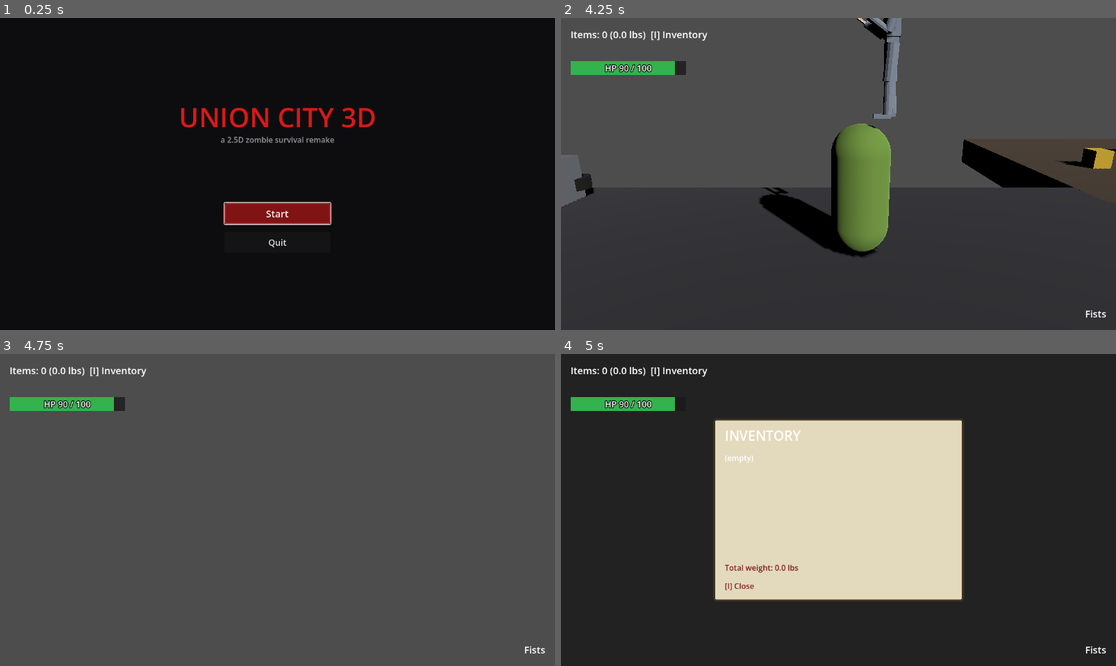
Above: before the commit, frames 1-4 (two rows, left to right).
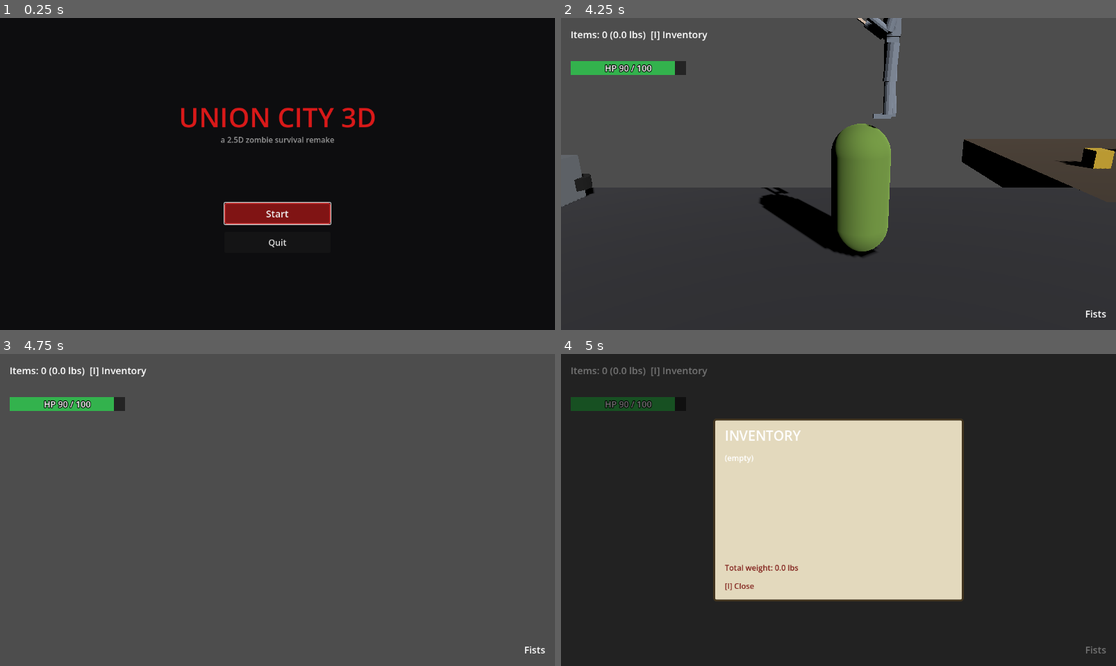
Above: after the commit, the same moments.

Repository: Natkiio/union-city-3d-remake
Game: Godot game, scene res://scenes/ui/main_menu.tscn
Same seed, same stepped clock (60 frames per second), same inputs: the game is played once before the commit and once after it.
Inputs (mouse positions are in pixels of both pictures, inside the frame that each line leads up to):
- Up to frame 1 (0.25 s): no input
- Up to frame 2 (4.25 s): click "Start" at 0.5 s; tap Enter at 1.25 s; move the mouse to (960, 158) at 1.27 s; press the mouse at (960, 158) at 1.28 s; hold D (move_right) 1.28-2.03 s; tap W (jump) at 1.52, 2.27, 3.77 s; move the mouse to (727, 189) at 2.02 s; release the mouse at (727, 189) at 2.03 s; hold A (move_left) 2.03-2.78 s; tap 1 (equip_fists) at 2.1 s; move the mouse to (894, 105) at 2.77 s; hold D (move_right) from 2.78 s (still down); tap 2 (equip_gun) at 2.85 s; move the mouse to (810, 236) at 3.52 s; tap E (interact) at 3.6 s
- Up to frame 3 (4.75 s): move the mouse to (444, 556) at 4.27 s; release D (move_right) at 4.28 s; hold A (move_left) from 4.28 s (still down); tap Space (shove) at 4.35 s; tap W (jump) at 4.52 s
- Up to frame 4 (5 s): keep holding A (move_left); tap I (toggle_inventory) at 4.9 s

Frames 1-3 are identical in both runs. In frame 4, 1.1% of the frame differs, in the area x 1-99%, y 4-96%.

Commit message:
Add port foundation: Data and Events autoloads, stateful reset convention, stub systems, test runner, port plan

Diff:
--- a/project.godot
+++ b/project.godot
@@ -20,6 +20,16 @@
 
 [autoload]
 
+Data="*res://scripts/core/data.gd"
+Events="*res://scripts/core/events.gd"
+Stats="*res://scripts/core/stats.gd"
+Clock="*res://scripts/core/clock.gd"
+Survival="*res://scripts/core/survival.gd"
+Director="*res://scripts/core/director.gd"
+Quests="*res://scripts/core/quests.gd"
+World="*res://scripts/core/world.gd"
+SaveGame="*res://scripts/core/save_game.gd"
+Sfx="*res://scripts/core/sfx.gd"
 Inventory="*res://scripts/inventory.gd"
 GameState="*res://scripts/game_state.gd"
 LootState="*res://scripts/loot_state.gd"
--- /dev/null
+++ b/scripts/core/clock.gd
@@ -0,0 +1,19 @@
+extends Node
+## Autoload "Clock" (stub). Game time (game minutes, hour, day), lighting preset id for the current time, minute/hour signals. Spec: sections 4 and 9. Owner: survival workstream.
+## Stateful systems join group "stateful" and implement reset(), to_dict(),
+## from_dict(d); see docs/PORT_PLAN.md.
+
+func _ready() -> void:
+	add_to_group("stateful")
+
+
+func reset() -> void:
+	pass
+
+
+func to_dict() -> Dictionary:
+	return {}
+
+
+func from_dict(_d: Dictionary) -> void:
+	pass
--- /dev/null
+++ b/scripts/core/data.gd
@@ -0,0 +1,65 @@
+extends Node
+## Autoload "Data": loads and caches the JSON tables.
+## Data.table("weapon") reads data/original/weapon.json; world tables use a
+## subfolder name, e.g. Data.table("world/l16"). If data/cork/<same path> exists
+## it is deep-merged over the original, so Cork content overrides names, text
+## and the map without editing the extracted originals.
+
+const ORIGINAL_DIR := "res://data/original/"
+const CORK_DIR := "res://data/cork/"
+
+var _cache: Dictionary = {}
+
+
+func table(table_name: String) -> Dictionary:
+	if _cache.has(table_name):
+		return _cache[table_name]
+	var merged: Dictionary = _read(ORIGINAL_DIR + table_name + ".json")
+	var cork: Dictionary = _read(CORK_DIR + table_name + ".json")
+	if not cork.is_empty():
+		_merge(merged, cork)
+	_cache[table_name] = merged
+	return merged
+
+
+## One record of a table, or {} if missing. Data.entry("enemy", "zombieSlow").
+func entry(table_name: String, key: String) -> Dictionary:
+	var rec: Variant = table(table_name).get(key, {})
+	return rec if rec is Dictionary else {}
+
+
+func has_table(table_name: String) -> bool:
+	return not table(table_name).is_empty()
+
+
+## Turns a text value from the tables into a string. Plain strings pass through;
+## {"template": "Hi {PartnerName}", "placeholders": [...]} gets each {name}
+## replaced from ctx. Unknown placeholders are left in place.
+func text(value: Variant, ctx: Dictionary = {}) -> String:
+	if value is String:
+		return value
+	if value is Dictionary and value.has("template"):
+		var out: String = value["template"]
+		for key in value.get("placeholders", []):
+			if ctx.has(key):
+				out = out.replace("{%s}" % key, str(ctx[key]))
+		return out
+	return ""
+
+
+func _read(path: String) -> Dictionary:
+	if not FileAccess.file_exists(path):
+		return {}
+	var parsed: Variant = JSON.parse_string(FileAccess.get_file_as_string(path))
+	if parsed is Dictionary:
+		return parsed
+	push_error("Data: %s is not a JSON object" % path)
+	return {}
+
+
+func _merge(base: Dictionary, over: Dictionary) -> void:
+	for key in over:
+		if base.get(key) is Dictionary and over[key] is Dictionary:
+			_merge(base[key], over[key])
+		else:
+			base[key] = over[key]
--- /dev/null
+++ b/scripts/core/director.gd
@@ -0,0 +1,19 @@
+extends Node
+## Autoload "Director" (stub). Zombie threat budget, spawn requests, rushes, breaks, droppers for the current location. Spec: section 5. Owner: zombie-director workstream.
+## Stateful systems join group "stateful" and implement reset(), to_dict(),
+## from_dict(d); see docs/PORT_PLAN.md.
+
+func _ready() -> void:
+	add_to_group("stateful")
+
+
+func reset() -> void:
+	pass
+
+
+func to_dict() -> Dictionary:
+	return {}
+
+
+func from_dict(_d: Dictionary) -> void:
+	pass
--- /dev/null
+++ b/scripts/core/events.gd
@@ -0,0 +1,38 @@
+extends Node
+## Autoload "Events": the game's signal bus. Systems emit and listen here
+## instead of calling each other, so a workstream can change without breaking
+## the others. Add a signal when a second system needs to react to something;
+## keep names past tense. Do not remove or rename a signal without checking
+## every listener (grep for "Events.<name>").
+
+# Combat
+signal enemy_killed(enemy_ref: String, danger: int, xp: int)
+signal player_damaged(amount: float, source: Node)
+signal player_died()
+signal shot_fired(weapon_ref: String, noise: float, position: Vector3)
+
+# Progression
+signal xp_gained(amount: int, reason: String)
+signal level_up(new_level: int)
+signal stats_changed()
+
+# Items
+signal item_used(item_name: String)
+signal container_searched(container_id: String)
+
+# World and time
+signal location_entered(location_id: String)
+signal minute_passed(game_minute: int)
+signal hour_changed(hour: int)
+signal rush_started()
+signal rush_ended()
+
+# Story
+signal quest_changed(quest_id: String, state: String)
+signal dialogue_started(npc_id: String)
+signal dialogue_ended(npc_id: String)
+signal trigger_fired(trigger_id: String)
+
+# Run lifecycle
+signal run_started()
+signal run_reset()
--- /dev/null
+++ b/scripts/core/quests.gd
@@ -0,0 +1,19 @@
+extends Node
+## Autoload "Quests" (stub). Quest and NPC state, triggers, rewards, unlocks. Spec: section 11. Owner: story workstream.
+## Stateful systems join group "stateful" and implement reset(), to_dict(),
+## from_dict(d); see docs/PORT_PLAN.md.
+
+func _ready() -> void:
+	add_to_group("stateful")
+
+
+func reset() -> void:
+	pass
+
+
+func to_dict() -> Dictionary:
+	return {}
+
+
+func from_dict(_d: Dictionary) -> void:
+	pass
--- /dev/null
+++ b/scripts/core/save_game.gd
@@ -0,0 +1,19 @@
+extends Node
+## Autoload "SaveGame" (stub). Collects to_dict() from every node in group 'stateful' and writes/reads the save file. Owner: persistence workstream.
+## Stateful systems join group "stateful" and implement reset(), to_dict(),
+## from_dict(d); see docs/PORT_PLAN.md.
+
+func _ready() -> void:
+	add_to_group("stateful")
+
+
+func reset() -> void:
+	pass
+
+
+func to_dict() -> Dictionary:
+	return {}
+
+
+func from_dict(_d: Dictionary) -> void:
+	pass
--- /dev/null
+++ b/scripts/core/sfx.gd
@@ -0,0 +1,19 @@
+extends Node
+## Autoload "Sfx" (stub). Procedural placeholder sounds: Sfx.play(name). No audio files. Owner: audio workstream.
+## Stateful systems join group "stateful" and implement reset(), to_dict(),
+## from_dict(d); see docs/PORT_PLAN.md.
+
+func _ready() -> void:
+	pass
+
+
+func reset() -> void:
+	pass
+
+
+func to_dict() -> Dictionary:
+	return {}
+
+
+func from_dict(_d: Dictionary) -> void:
+	pass
--- /dev/null
+++ b/scripts/core/stats.gd
@@ -0,0 +1,51 @@
+extends Node
+## Autoload "Stats". Character sheet: attributes, skills, level, XP, derived
+## stats. Spec: docs/ORIGINAL_ANALYSIS.md sections 1-2. Owner: progression.
+##
+## The functions below are the contract other systems code against. Until the
+## progression workstream implements them they return the original's base values.
+
+var level: int = 1
+
+
+func _ready() -> void:
+	add_to_group("stateful")
+
+
+## Attribute value: strength, precision, intellect, endurance, luck. Base 5.
+func attr(_attr_name: String) -> int:
+	return 5
+
+
+## Raw skill points (base 7), e.g. "pistols", "blunt", "searching".
+func skill(_skill_name: String) -> int:
+	return 7
+
+
+## round(skill + attribute * 1.6 - 5). Use this for every skill check.
+func adjusted_skill(_skill_name: String) -> int:
+	return 7
+
+
+func max_health() -> float:
+	return 55.0
+
+
+func carry_weight() -> float:
+	return 50.0
+
+
+func add_xp(_amount: int, _reason: String = "") -> void:
+	pass
+
+
+func reset() -> void:
+	level = 1
+
+
+func to_dict() -> Dictionary:
+	return {"level": level}
+
+
+func from_dict(d: Dictionary) -> void:
+	level = d.get("level", 1)
--- /dev/null
+++ b/scripts/core/survival.gd
@@ -0,0 +1,19 @@
+extends Node
+## Autoload "Survival" (stub). Hunger and sleep meters, penalties, eating, sleeping and waiting. Spec: section 4. Owner: survival workstream.
+## Stateful systems join group "stateful" and implement reset(), to_dict(),
+## from_dict(d); see docs/PORT_PLAN.md.
+
+func _ready() -> void:
+	add_to_group("stateful")
+
+
+func reset() -> void:
+	pass
+
+
+func to_dict() -> Dictionary:
+	return {}
+
+
+func from_dict(_d: Dictionary) -> void:
+	pass
--- /dev/null
+++ b/scripts/core/world.gd
@@ -0,0 +1,19 @@
+extends Node
+## Autoload "World" (stub). Current location, danger level, building/floor/room navigation, travel between sections. Spec: section 12. Owner: world workstream.
+## Stateful systems join group "stateful" and implement reset(), to_dict(),
+## from_dict(d); see docs/PORT_PLAN.md.
+
+func _ready() -> void:
+	add_to_group("stateful")
+
+
+func reset() -> void:
+	pass
+
+
+func to_dict() -> Dictionary:
+	return {}
+
+
+func from_dict(_d: Dictionary) -> void:
+	pass
--- a/scripts/game_state.gd
+++ b/scripts/game_state.gd
@@ -12,3 +12,12 @@
 func consume_spawn() -> float:
 	has_pending_spawn = false
 	return pending_spawn_x
+
+
+## Wipes every stateful system (inventory, loot, stats, quests...) for a new
+## run or after death. Systems join group "stateful" and implement reset().
+func reset_run() -> void:
+	has_pending_spawn = false
+	for node in get_tree().get_nodes_in_group("stateful"):
+		node.reset()
+	Events.run_reset.emit()
--- a/scripts/inventory.gd
+++ b/scripts/inventory.gd
@@ -18,6 +18,22 @@
 ## ammo is the ammo item's count in items. A firearm with no entry yet is
 ## treated as full by the player.
 var magazines: Dictionary = {}
+
+func _ready() -> void:
+	add_to_group("stateful")
+
+func reset() -> void:
+	items.clear()
+	magazines.clear()
+	inventory_changed.emit()
+
+func to_dict() -> Dictionary:
+	return {"items": items.duplicate(true), "magazines": magazines.duplicate(true)}
+
+func from_dict(d: Dictionary) -> void:
+	items = d.get("items", {}).duplicate(true)
+	magazines = d.get("magazines", {}).duplicate(true)
+	inventory_changed.emit()
 
 func get_magazine(item_name: String, default_rounds: int) -> int:
 	return magazines.get(item_name, default_rounds)
--- a/scripts/loot_state.gd
+++ b/scripts/loot_state.gd
@@ -10,6 +10,20 @@
 
 var looted: Dictionary = {}
 var trunk_contents: Dictionary = {}
+
+func _ready() -> void:
+	add_to_group("stateful")
+
+func reset() -> void:
+	looted.clear()
+	trunk_contents.clear()
+
+func to_dict() -> Dictionary:
+	return {"looted": looted.duplicate(true), "trunk_contents": trunk_contents.duplicate(true)}
+
+func from_dict(d: Dictionary) -> void:
+	looted = d.get("looted", {}).duplicate(true)
+	trunk_contents = d.get("trunk_contents", {}).duplicate(true)
 
 func mark_looted(loot_id: String) -> void:
 	looted[loot_id] = true
--- /dev/null
+++ b/tests/test_base.gd
@@ -0,0 +1,57 @@
+extends SceneTree
+## Base for headless tests. A test is a script that extends this file and
+## overrides run():
+##
+##   extends "res://tests/test_base.gd"
+##   func run() -> void:
+##       check("one is one", 1 == 1)
+##
+## Run one:  godot --headless --path . -s tests/test_foo.gd
+## Run all:  tools/run_tests.sh
+## Exit code is the number of failed checks (capped at 1).
+
+var results: Array = []
+
+
+func check(test_name: String, ok: bool, detail: String = "") -> void:
+	results.append([test_name, ok, detail])
+	print("[%s] %s %s" % ["PASS" if ok else "FAIL", test_name, detail])
+
+
+func frames(n: int) -> void:
+	for i in n:
+		await physics_frame
+
+
+func seconds(t: float) -> void:
+	await create_timer(t, true, true).timeout
+
+
+## Instantiates a scene as the current scene (change_scene_to_file does not
+## work from a -s script). Returns the instance.
+func load_scene(path: String) -> Node:
+	var scn: Node = load(path).instantiate()
+	root.add_child(scn)
+	current_scene = scn
+	await frames(5)
+	return scn
+
+
+## Autoload by name, e.g. autoload("Inventory").
+func autoload(autoload_name: String) -> Node:
+	return root.get_node(autoload_name)
+
+
+func run() -> void:
+	pass
+
+
+func _initialize() -> void:
+	await frames(2) # autoloads are not inside the tree yet during _initialize
+	await run()
+	var fails := 0
+	for r in results:
+		if not r[1]:
+			fails += 1
+	print("=== %d checks, %d failed" % [results.size(), fails])
+	quit(1 if fails > 0 else 0)
--- /dev/null
+++ b/tests/test_core.gd
@@ -0,0 +1,22 @@
+extends "res://tests/test_base.gd"
+## Foundation checks: data layer, event bus, stateful reset.
+
+func run() -> void:
+	var data := autoload("Data")
+	var weapons: Dictionary = data.table("weapon")
+	check("Data loads the weapon table", weapons.size() == 57, "n=%d" % weapons.size())
+	check("Data.entry returns a record", data.entry("enemy", "zombieSlow").has("healthBonus"))
+	check("Data.entry on a missing key is empty", data.entry("enemy", "nope").is_empty())
+	check("Data loads world tables", data.has_table("world/l16"))
+	var tpl := {"template": "Hi {A} {B}", "placeholders": ["A", "B"]}
+	check("Data.text fills a template", data.text(tpl, {"A": "x", "B": "y"}) == "Hi x y")
+	check("Data.text passes plain strings", data.text("plain") == "plain")
+
+	var inv := autoload("Inventory")
+	inv.add_item("Bandages", 0.5, 2)
+	var snap: Dictionary = inv.to_dict()
+	autoload("GameState").reset_run()
+	check("reset_run empties inventory", inv.items.is_empty())
+	inv.from_dict(snap)
+	check("from_dict restores inventory", inv.items.get("Bandages", {}).get("count", 0) == 2)
+	inv.reset()
Not shown, added: scripts/core/clock.gd.uid
Not shown, added: scripts/core/data.gd.uid
Not shown, added: scripts/core/director.gd.uid
Not shown, added: scripts/core/events.gd.uid
Not shown, added: scripts/core/quests.gd.uid
Not shown, added: scripts/core/save_game.gd.uid
Not shown, added: scripts/core/sfx.gd.uid
Not shown, added: scripts/core/stats.gd.uid
Not shown, added: scripts/core/survival.gd.uid
Not shown, added: scripts/core/world.gd.uid
Not shown, added: tests/test_base.gd.uid
Not shown, added: tests/test_core.gd.uid
(and 3 more such lines)
